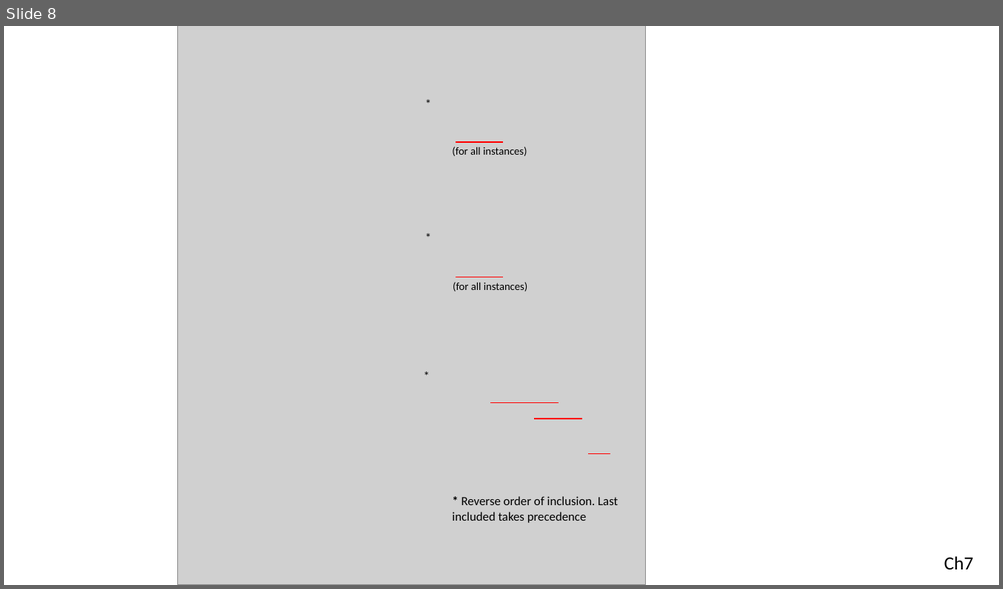
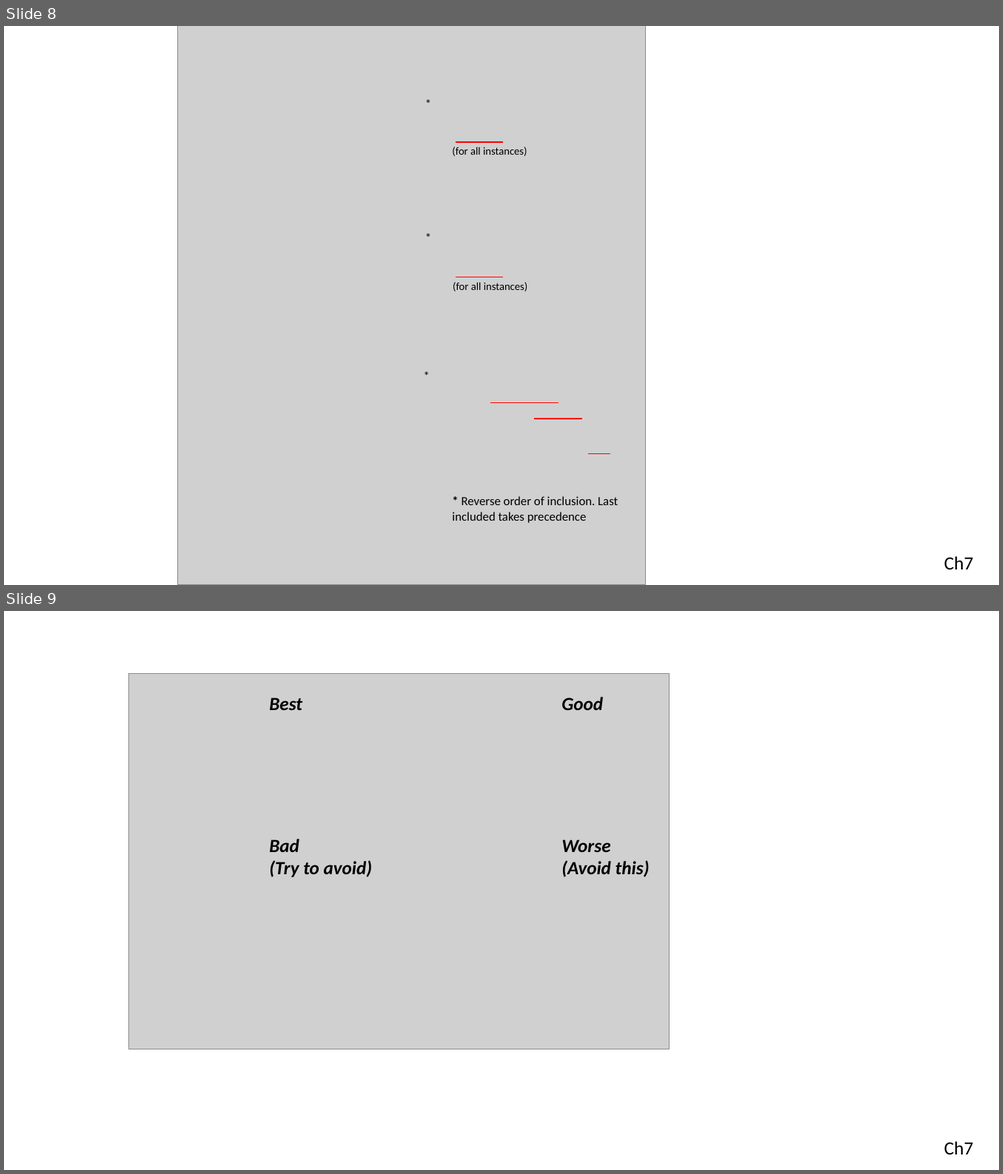
Before and after one commit to serodriguez68/poodr-notes, a slide deck: images_editables/poodr_image_editables.pptx. Shown one above the other, each under a label of ours: slide 8 before the commit, slides 8 and 9 after it. The pictures are 1003x589 and 1003x1174 pixels, drawn with LibreOffice and Linux fonts; fonts in the diff are those of the drawing; grey boxes stand for pictures. Boxes give left, top, right and bottom in pixels: in the first picture for what was removed or moved away, otherwise in the second. Text is boxed around its words. In the diff, an @@ line names an element or a change of style, - is before the commit and + after.

```diff
--- a/images_editables/poodr_image_editables.pptx
+++ b/images_editables/poodr_image_editables.pptx
@@ slide 9 added at (4, 611, 999, 1170), background #FFFFFF @@
@@ picture added at (128, 674, 669, 1050) @@
@@ text added at (269, 698, 302, 710), 18 pt, text #000000, bold, italic @@
+Best
@@ text added at (561, 697, 603, 710), 18 pt, text #000000, bold, italic @@
+Good
@@ text added at (269, 839, 373, 877), 18 pt, text #000000, bold, italic @@
+Bad
+(Try to avoid)
@@ text added at (561, 840, 649, 877), 18 pt, text #000000, bold, italic @@
+Worse
+(Avoid this)
@@ text added at (944, 1142, 973, 1155), 18 pt, text #000000 @@
+Ch7
```
Also in this commit, not shown: 2 other files.
